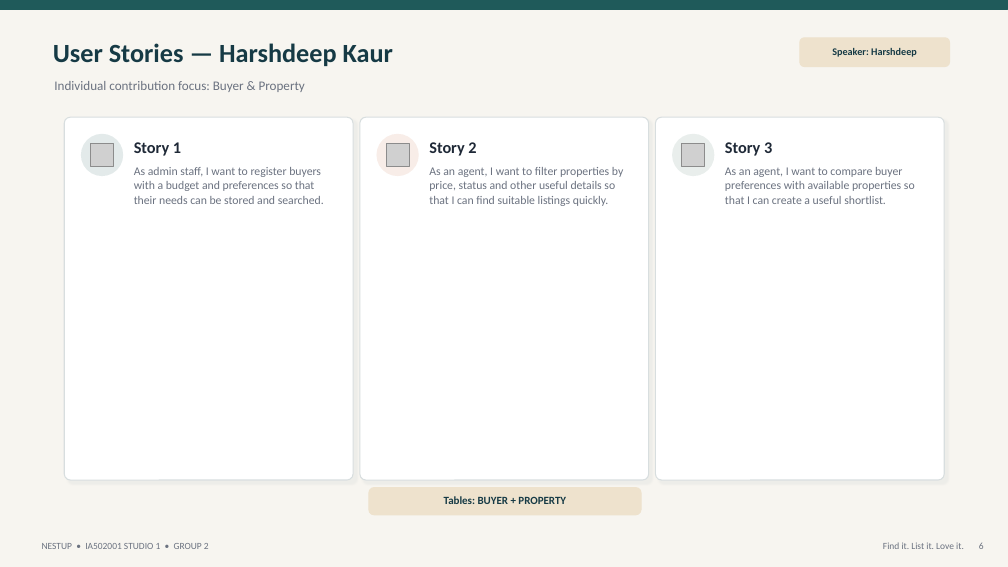
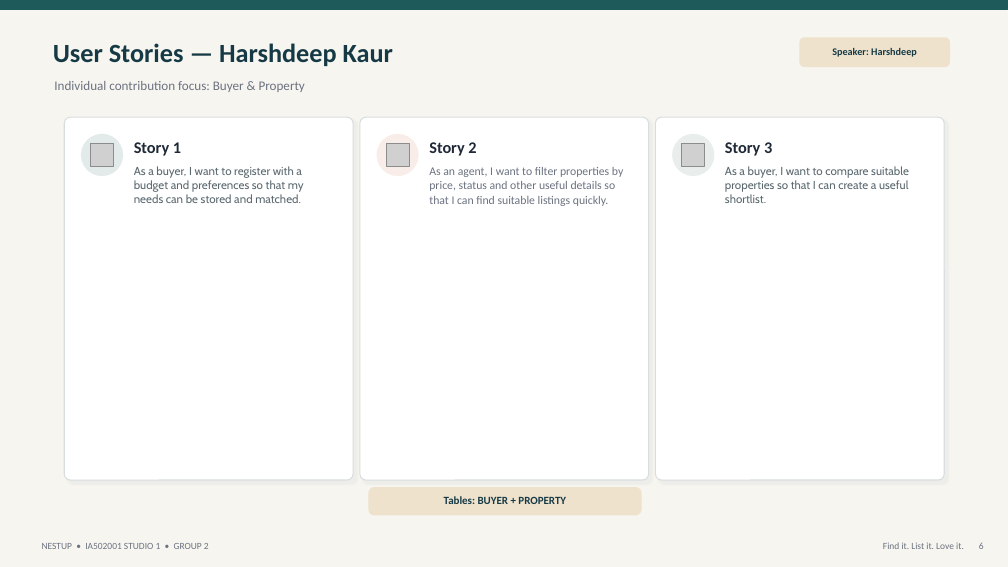
Before and after one commit to pdahalop/Studio-01, a slide deck: slide 6 of NestUp_Group2_Presentation.pptx. Drawn at 1008x567 pixels with LibreOffice and Linux fonts; fonts in the diff are those of the drawing; grey boxes stand for pictures. Boxes give left, top, right and bottom in pixels: in the first picture for what was removed or moved away, otherwise in the second. Text is boxed around its words. In the diff, an @@ line names an element or a change of style, - is before the commit and + after.

```diff
--- a/NestUp_Group2_Presentation.pptx
+++ b/NestUp_Group2_Presentation.pptx
@@ text at [134,166,304,203]: text changed; size 11.2 to 11 pt; font Calibri to Cabin; text colour #6B7280 to #5B696F @@
-As admin staff, I want to register buyers with a budget and preferences so that their needs can be stored and searched.
+As a buyer, I want to register with a budget and preferences so that my needs can be stored and matched.
@@ text at [725,166,909,203]: text changed; size 11.2 to 11 pt; font Calibri to Cabin; text colour #6B7280 to #5B696F @@
-As an agent, I want to compare buyer preferences with available properties so that I can create a useful shortlist.
+As a buyer, I want to compare suitable properties so that I can create a useful shortlist.
```
Also in this commit, not shown: 5 other slides changed.
